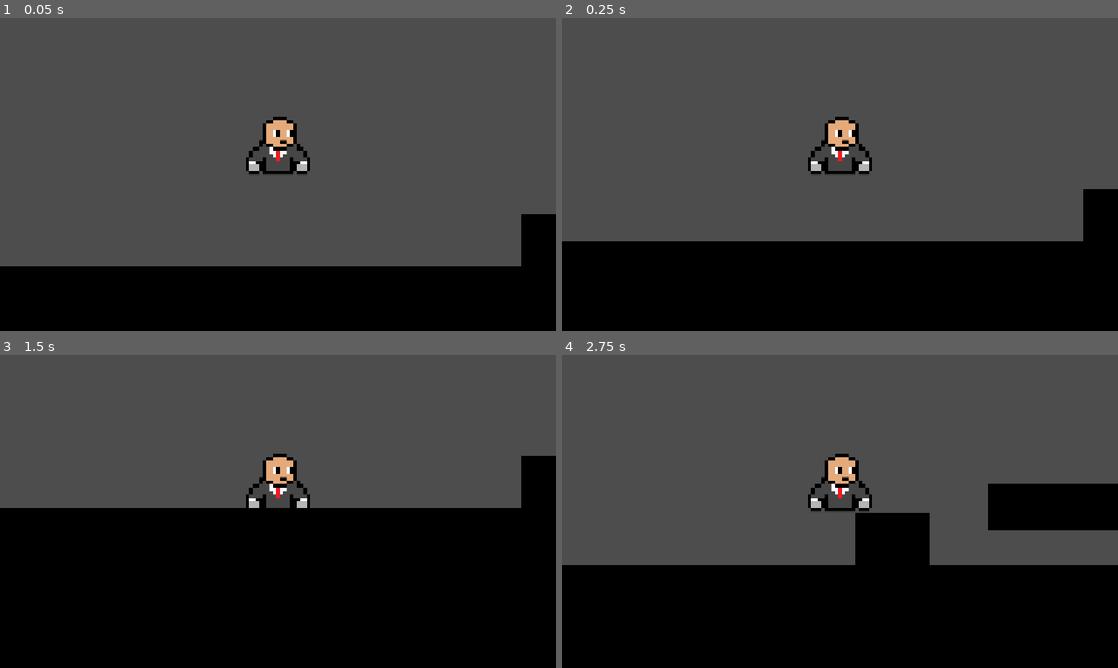
Above: before the commit, frames 1-4 (two rows, left to right).
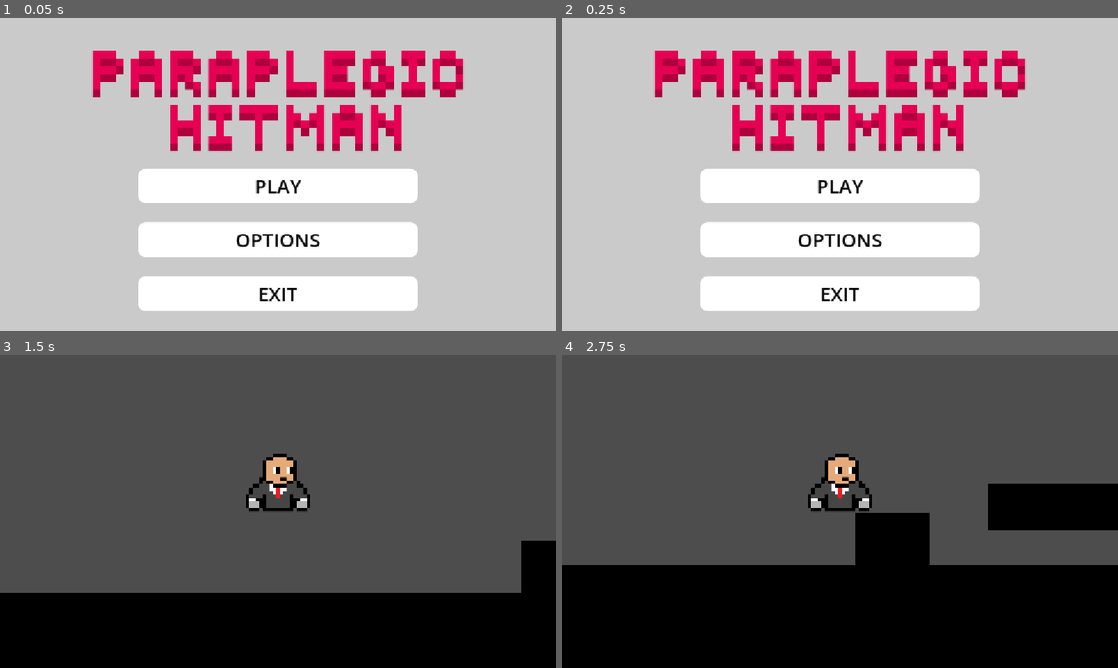
Above: after the commit, the same moments.

Repository: truekas/haven
Game: Godot game, scene res://main_menu.tscn
Same seed, same stepped clock (60 frames per second), same inputs: the game is played once before the commit and once after it. Before the commit the project starts from res://node_2d.tscn. The engine's default icon, where the game draws it, is replaced by a stand-in: a white triangle on a blue panel in a dark square.
Inputs (mouse positions are in pixels of both pictures, inside the frame that each line leads up to):
- Up to frame 1 (0.05 s): no input
- Up to frame 2 (0.25 s): no input
- Up to frame 3 (1.5 s): click (278, 577) at 0.5 s, where only the run after the commit has a clickable "OPTIONS"; click (278, 524) at 1.25 s, where only the run after the commit has a clickable "PLAY"
- Up to frame 4 (2.75 s): hold D (right) from 2.03 s (still down); tap Space (jump) at 2.27 s

The runs differ from the first frame. In frame 1, 100% of the frame differs, in the area x 0-100%, y 0-100%; in frame 2, 100%; in frame 3, 27%; in frame 4, nothing differs.

Commit message:
Add main menu, cutscene, and new art assets
Co-Authored-By: Claude Sonnet 5.5 <noreply@anthropic.com>

Diff:
--- /dev/null
+++ b/cutscene.tscn
@@ -0,0 +1,21 @@
+[gd_scene format=3 uid="uid://x6cfgnnq0b6i"]
+
+[ext_resource type="Texture2D" uid="uid://3srswfplqvyo" path="res://jensen.png" id="1_ye7fo"]
+
+[node name="cutscene" type="Node2D" unique_id=1231854476]
+
+[node name="AnimationPlayer" type="AnimationPlayer" parent="." unique_id=83320741]
+
+[node name="ColorRect" type="ColorRect" parent="." unique_id=744934989]
+offset_left = -29.0
+offset_top = 453.0
+offset_right = 1174.0
+offset_bottom = 679.0
+color = Color(0.18359044, 0.18359044, 0.18359044, 1)
+
+[node name="TextureRect" type="TextureRect" parent="." unique_id=899544588]
+offset_left = -373.0
+offset_top = -224.0
+offset_right = 3467.0
+offset_bottom = 4576.0
+texture = ExtResource("1_ye7fo")
--- /dev/null
+++ b/main_menu.gd
@@ -0,0 +1,23 @@
+extends Control
+
+
+# Called when the node enters the scene tree for the first time.
+func _ready() -> void:
+	pass # Replace with function body.
+
+
+# Called every frame. 'delta' is the elapsed time since the previous frame.
+func _process(delta: float) -> void:
+	pass
+
+
+func _on_start_pressed() -> void:
+	get_tree().change_scene_to_file("res://node_2d.tscn") # Replace with function body.
+
+
+func _on_options_pressed() -> void:
+	print("options pressed") # Replace with function body.
+
+
+func _on_exit_pressed() -> void:
+	get_tree().quit() # Replace with function body.
--- /dev/null
+++ b/main_menu.tscn
@@ -0,0 +1,104 @@
+[gd_scene format=3 uid="uid://crev2inf1u6xe"]
+
+[ext_resource type="Texture2D" uid="uid://d4mj5gs80wnom" path="res://paraplegic_hitman.png" id="1_06t4h"]
+[ext_resource type="Script" uid="uid://dn12u7ocbrg15" path="res://main_menu.gd" id="1_7vrkn"]
+
+[sub_resource type="StyleBoxFlat" id="StyleBoxFlat_w5tbj"]
+bg_color = Color(11.708, 11.708, 11.708, 1)
+corner_radius_top_left = 16
+corner_radius_top_right = 16
+corner_radius_bottom_right = 16
+corner_radius_bottom_left = 16
+
+[sub_resource type="StyleBoxFlat" id="StyleBoxFlat_7vrkn"]
+bg_color = Color(0.26111263, 0.26111263, 0.2611126, 1)
+corner_radius_top_left = 16
+corner_radius_top_right = 16
+corner_radius_bottom_right = 16
+corner_radius_bottom_left = 16
+
+[sub_resource type="StyleBoxFlat" id="StyleBoxFlat_06t4h"]
+bg_color = Color(0, 0, 0, 1)
+corner_radius_top_left = 16
+corner_radius_top_right = 16
+corner_radius_bottom_right = 16
+corner_radius_bottom_left = 16
+
+[node name="main_menu" type="Control" unique_id=322702625]
+layout_mode = 3
+anchors_preset = 8
+anchor_left = 0.5
+anchor_top = 0.5
+anchor_right = 0.5
+anchor_bottom = 0.5
+grow_horizontal = 2
+grow_vertical = 2
+script = ExtResource("1_7vrkn")
+
+[node name="ColorRect" type="ColorRect" parent="." unique_id=1849774072]
+layout_mode = 0
+offset_left = -608.0
+offset_top = -368.0
+offset_right = 619.0
+offset_bottom = 456.0
+color = Color(0.7911056, 0.7911056, 0.7911056, 1)
+
+[node name="TextureRect" type="TextureRect" parent="." unique_id=149190283]
+layout_mode = 1
+anchors_preset = 7
+anchor_left = 0.5
+anchor_top = 1.0
+anchor_right = 0.5
+anchor_bottom = 1.0
+offset_left = -480.0
+offset_top = -272.0
+offset_right = 480.0
+offset_bottom = -32.0
+grow_horizontal = 2
+grow_vertical = 0
+texture = ExtResource("1_06t4h")
+
+[node name="VBoxContainer" type="VBoxContainer" parent="." unique_id=1698122855]
+layout_mode = 1
+offset_left = -290.0
+offset_top = -11.75
+offset_right = 290.0
+offset_bottom = 283.75
+theme_override_constants/separation = 40
+alignment = 1
+
+[node name="Button" type="Button" parent="VBoxContainer" unique_id=844387362]
+layout_mode = 2
+size_flags_vertical = 3
+theme_override_colors/font_color = Color(0.0093103545, 0.0093103545, 0.0093103545, 1)
+theme_override_font_sizes/font_size = 40
+theme_override_styles/normal = SubResource("StyleBoxFlat_w5tbj")
+theme_override_styles/pressed = SubResource("StyleBoxFlat_7vrkn")
+theme_override_styles/hover = SubResource("StyleBoxFlat_06t4h")
+text = "PLAY
+"
+
+[node name="Button2" type="Button" parent="VBoxContainer" unique_id=1733130979]
+layout_mode = 2
+size_flags_vertical = 3
+theme_override_colors/font_color = Color(0.0093103545, 0.0093103545, 0.0093103545, 1)
+theme_override_font_sizes/font_size = 40
+theme_override_styles/normal = SubResource("StyleBoxFlat_w5tbj")
+theme_override_styles/pressed = SubResource("StyleBoxFlat_7vrkn")
+theme_override_styles/hover = SubResource("StyleBoxFlat_06t4h")
+text = "OPTIONS
+"
+
+[node name="Button3" type="Button" parent="VBoxContainer" unique_id=2011391146]
+layout_mode = 2
+size_flags_vertical = 3
+theme_override_colors/font_color = Color(0.0093103545, 0.0093103545, 0.0093103545, 1)
+theme_override_font_sizes/font_size = 40
+theme_override_styles/normal = SubResource("StyleBoxFlat_w5tbj")
+theme_override_styles/pressed = SubResource("StyleBoxFlat_7vrkn")
+theme_override_styles/hover = SubResource("StyleBoxFlat_06t4h")
+text = "EXIT"
+
+[connection signal="pressed" from="VBoxContainer/Button" to="." method="_on_start_pressed"]
+[connection signal="pressed" from="VBoxContainer/Button2" to="." method="_on_options_pressed"]
+[connection signal="pressed" from="VBoxContainer/Button3" to="." method="_on_exit_pressed"]
--- a/project.godot
+++ b/project.godot
@@ -11,7 +11,7 @@
 [application]
 
 config/name="New Game Project"
-run/main_scene="res://node_2d.tscn"
+run/main_scene="uid://crev2inf1u6xe"
 config/features=PackedStringArray("4.7", "Forward Plus")
 config/icon="res://icon.svg"
 
Binary file added: jensen.png
Not shown, added: jensen.png.import
Binary file added: jensensmall.png
Not shown, added: jensensmall.png.import
Not shown, added: main_menu.gd.uid
Binary file added: paraplegic_hitman.png
Not shown, added: paraplegic_hitman.png.import
